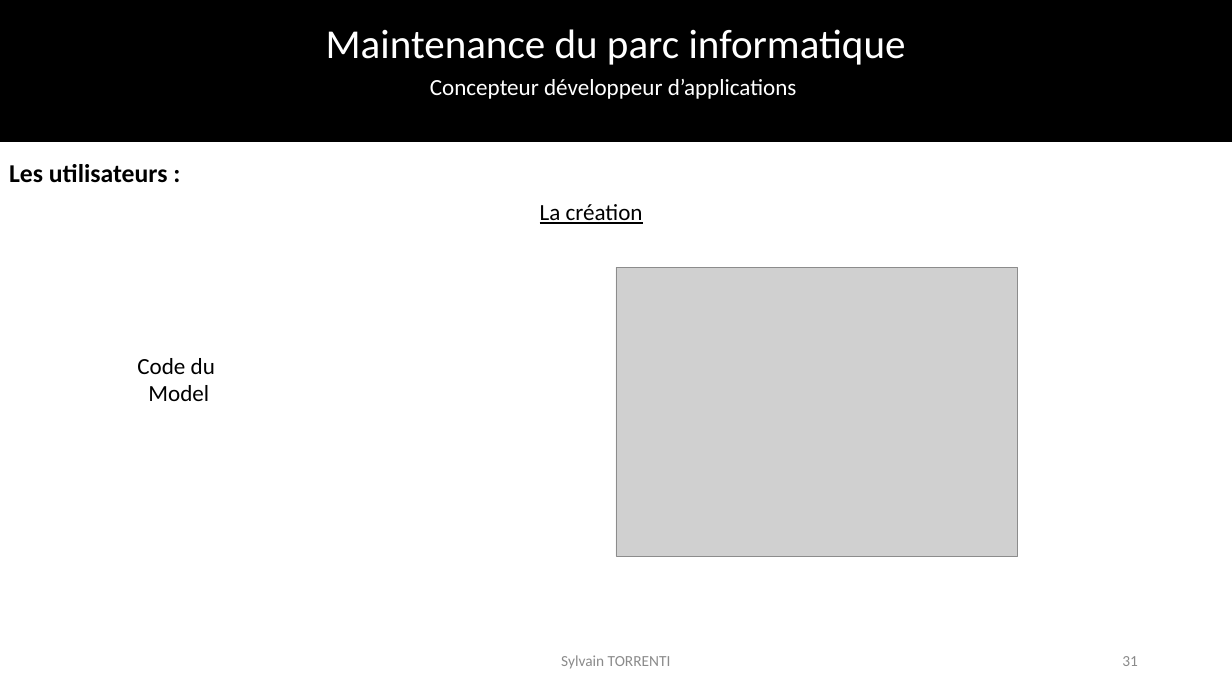
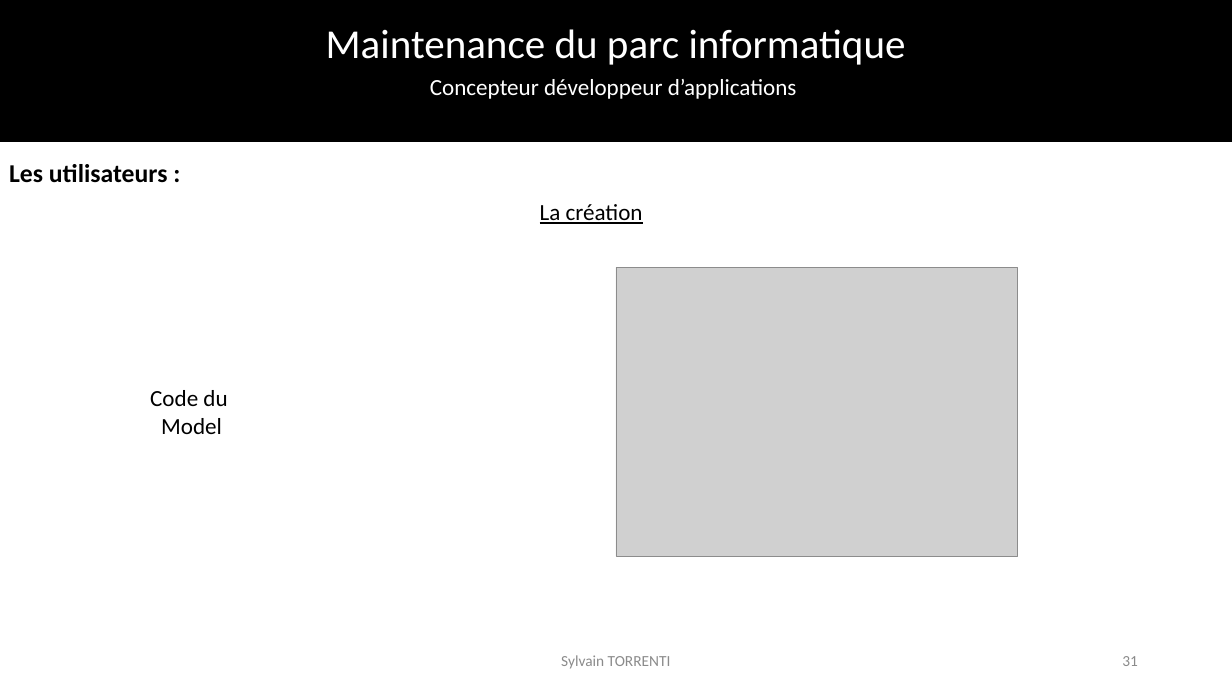
Before and after one commit to SylvainTorrenti/Fil_Rouge, a slide deck: slide 31 of presentation/Presentation epcf.pptx. Drawn at 1232x693 pixels with LibreOffice and Linux fonts; fonts in the diff are those of the drawing; grey boxes stand for pictures; background and template pictures are left out. Boxes give left, top, right and bottom in pixels: in the first picture for what was removed or moved away, otherwise in the second. Text is boxed around its words. In the diff, an @@ line names an element or a change of style, - is before the commit and + after.

```diff
--- a/presentation/Presentation epcf.pptx
+++ b/presentation/Presentation epcf.pptx
@@ text "Code du" moved from (x1=137, y1=358, x2=215, y2=401) to (x1=150, y1=390, x2=227, y2=434) @@
```
Also in this commit, not shown: 34 other slides changed.
